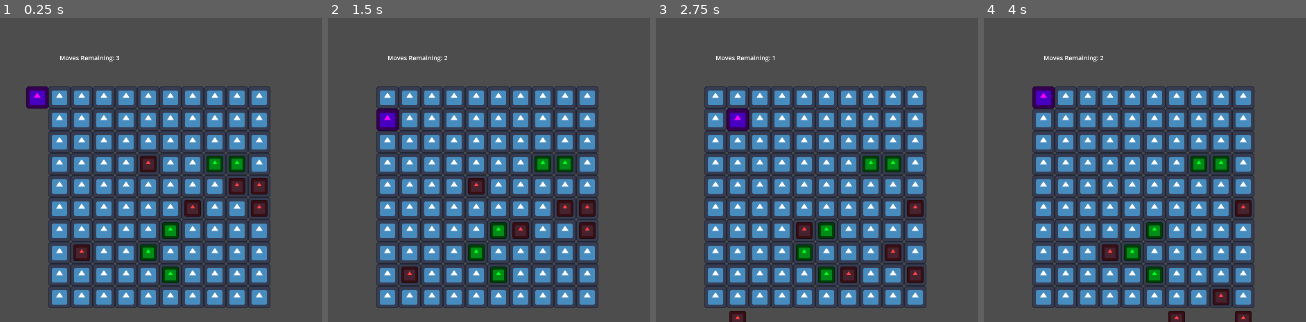
Above: before the commit, frames 1-4 (left to right).
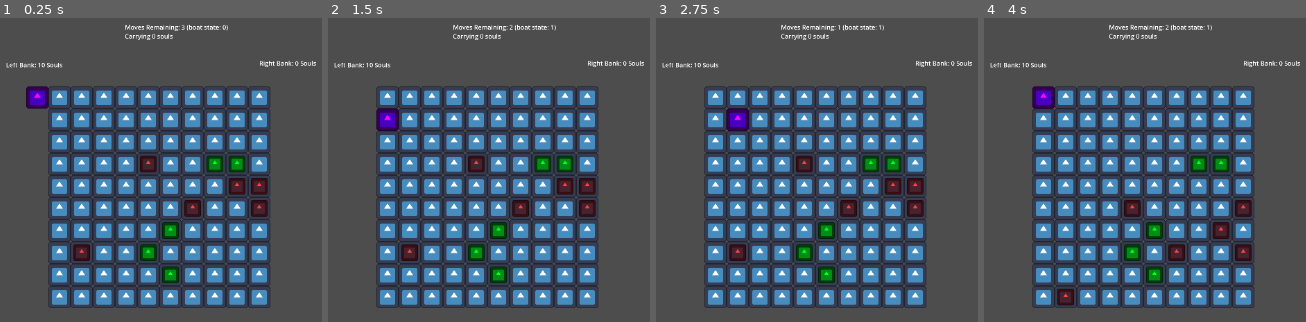
Above: after the commit, the same moments.

Repository: tmrupp/LD53
Game: Godot game, scene res://main.tscn
The game is run twice, just before and just after one commit, with the same random seed, the same clock (stepped at 60 frames per second) and the same inputs. The engine's default icon, where the game draws it, is replaced by a stand-in: a white triangle on a blue panel in a dark square.
Inputs:
- Up to frame 1 (0.25 s): no input
- Up to frame 2 (1.5 s): tap Enter at 0.5 s; hold Right (MoveRight) 0.53-1.28 s; hold Space (CollectSouls) 0.53-1.28 s; tap Shift (DropSouls) at 0.8, 1.35 s; hold Down (MoveDown) from 1.28 s (still down)
- Up to frame 3 (2.75 s): tap Space (CollectSouls) at 1.55 s; tap Enter at 2 s; release Down (MoveDown) at 2.03 s; hold Right (MoveRight) from 2.03 s (still down); hold Space (CollectSouls) from 2.03 s (still down); tap Shift (DropSouls) at 2.3 s
- Up to frame 4 (4 s): release Right (MoveRight) at 2.78 s; release Space (CollectSouls) at 2.78 s; hold Up (MoveUp) 2.78-3.53 s; tap Shift (DropSouls) at 2.85, 3.8 s; tap Space (CollectSouls) at 3.05 s; tap Enter at 3.5 s; hold Left (MoveLeft) from 3.53 s (still down); hold N (next_turn, bound only after the commit) from 3.53 s (still down)

The runs differ from the first frame. In frame 1, 1.0% of the frame differs, in the area x 1-99%, y 2-17%; in frame 2, 3.9%, in the area x 1-99%, y 2-88%; in frame 3, 3.7%; in frame 4, 3.3%.

Commit message:
Collect and deposit souls

Diff:
--- a/Player.gd
+++ b/Player.gd
@@ -1,11 +1,14 @@
 extends Node2D
 
 @onready var river:Node = $"../River"
+@onready var riverbanks:Node = $"../River/Riverbanks"
 @onready var ui_speed:Node = $"../UI/Speed"
 @onready var ui_souls_carried:Node = $"../UI/SoulsCarried"
 @onready var move_unit_size:int = $"../River".move_unit_size
 
-var hasEmbarked:bool = false
+enum BOAT_STATE {On_Left, In_River, On_Right}
+
+var state:BOAT_STATE = BOAT_STATE.On_Left
 var max_speed:int = 3 # the value we reset 'speedcurrent_moves_remaining' to after the river flows
 var current_moves_remaining:int = max_speed
 
@@ -20,14 +23,24 @@
 
 func _input(event):
 	# movement
-	if event.is_action_pressed("MoveRight") and position.x < (river.map_size.x - 1) * move_unit_size and current_moves_remaining > 0:
+	if event.is_action_pressed("MoveRight") and position.x < river.map_size.x * move_unit_size and current_moves_remaining > 0:
 		position.x += move_unit_size
 		on_move()
-		if not hasEmbarked:
-			hasEmbarked = true
-	elif event.is_action_pressed("MoveLeft") and position.x > 0 and current_moves_remaining > 0:
+		if state == BOAT_STATE.On_Left:
+			state = BOAT_STATE.In_River
+		elif state == BOAT_STATE.In_River and position.x == river.map_size.x * move_unit_size:
+			state = BOAT_STATE.On_Right
+			current_moves_remaining = max_speed
+			riverbanks.deposit_on_right(current_soul_count)
+			current_soul_count = 0
+	elif event.is_action_pressed("MoveLeft") and position.x >= 0 and current_moves_remaining > 0:
 		position.x -= move_unit_size
 		on_move()
+		if state == BOAT_STATE.On_Right:
+			state = BOAT_STATE.In_River
+		elif state == BOAT_STATE.In_River and position.x < 0:
+			state = BOAT_STATE.On_Left
+			current_moves_remaining = max_speed
 	elif event.is_action_pressed("MoveUp") and position.y > 0:
 		position.y -= move_unit_size
 		on_move()
@@ -36,14 +49,16 @@
 		on_move()
 
 	# soul collection
-	if not hasEmbarked:
+	if state == BOAT_STATE.On_Left:
 		if event.is_action_pressed("CollectSouls"):
-			pass
+			riverbanks.collect_from_left(1)
+			current_soul_count += 1
 		elif event.is_action_pressed("DropSouls"):
-			pass
+			riverbanks.deposit_on_left(1)
+			current_soul_count -= 1
 
 func on_move():
-	if hasEmbarked:
+	if state == BOAT_STATE.In_River:
 		current_moves_remaining -= 1
 		if current_moves_remaining <= 0:
 			river.river_flow()
--- /dev/null
+++ b/Riverbanks.gd
@@ -0,0 +1,13 @@
+extends Node
+
+var left_bank_souls:int = 10
+var right_bank_souls:int = 0
+
+func collect_from_left(amount:int):
+	left_bank_souls -= amount
+
+func deposit_on_left(amount:int):
+	left_bank_souls += amount
+
+func deposit_on_right(amount:int):
+	right_bank_souls += amount
--- /dev/null
+++ b/UILeftBankSouls.gd
@@ -0,0 +1,6 @@
+extends Label
+
+@onready var river_bank = $"../../River/Riverbanks"
+
+func _process(delta):
+	text = "Left Bank: " + str(river_bank.left_bank_souls) + " Souls"
--- /dev/null
+++ b/UIRightBankSouls.gd
@@ -0,0 +1,6 @@
+extends Label
+
+@onready var river_bank = $"../../River/Riverbanks"
+
+func _process(delta):
+	text = "Right Bank: " + str(river_bank.right_bank_souls) + " Souls"
--- /dev/null
+++ b/UISoulsCarried.gd
@@ -0,0 +1,6 @@
+extends Label
+
+@onready var player = $"../../Player"
+
+func _process(delta):
+	text = "Carrying " + str(player.current_soul_count) + " souls"
--- a/UISpeed.gd
+++ b/UISpeed.gd
@@ -3,4 +3,4 @@
 @onready var player = $"../../Player"
 
 func _process(delta):
-	text = "Moves Remaining: " + str(player.current_moves_remaining)
+	text = "Moves Remaining: " + str(player.current_moves_remaining) + " (boat state: " + str(player.state) + ")"
--- a/main.tscn
+++ b/main.tscn
@@ -1,10 +1,14 @@
-[gd_scene load_steps=6 format=3 uid="uid://cgg7fyj7qb0qu"]
+[gd_scene load_steps=10 format=3 uid="uid://cgg7fyj7qb0qu"]
 
 [ext_resource type="PackedScene" path="res://lil_guy.tscn" id="1_6euwy"]
 [ext_resource type="Texture2D" uid="uid://c6o0ro4o3waef" path="res://icon.svg" id="1_qpcv4"]
 [ext_resource type="Script" path="res://River.gd" id="2_ownun"]
+[ext_resource type="Script" path="res://Riverbanks.gd" id="3_npkt8"]
 [ext_resource type="Script" path="res://Player.gd" id="3_rl8sr"]
 [ext_resource type="Script" path="res://UISpeed.gd" id="5_aivmp"]
+[ext_resource type="Script" path="res://UISoulsCarried.gd" id="7_7tojl"]
+[ext_resource type="Script" path="res://UILeftBankSouls.gd" id="8_27uy0"]
+[ext_resource type="Script" path="res://UIRightBankSouls.gd" id="9_by223"]
 
 [node name="Main" type="Node2D"]
 
@@ -12,6 +16,9 @@
 
 [node name="River" type="Node2D" parent="."]
 script = ExtResource("2_ownun")
+
+[node name="Riverbanks" type="Node" parent="River"]
+script = ExtResource("3_npkt8")
 
 [node name="Camera2D" type="Camera2D" parent="."]
 zoom = Vector2(0.25, 0.25)
@@ -27,13 +34,36 @@
 [node name="UI" type="Node" parent="."]
 
 [node name="Speed" type="Label" parent="UI"]
-offset_top = -254.0
-offset_right = 348.0
-offset_bottom = -201.0
+offset_left = 377.0
+offset_top = -431.0
+offset_right = 725.0
+offset_bottom = -378.0
 theme_override_font_sizes/font_size = 36
 text = "Moves Remaining: X"
 script = ExtResource("5_aivmp")
 
 [node name="SoulsCarried" type="Label" parent="UI"]
-offset_right = 40.0
-offset_bottom = 23.0
+offset_left = 377.0
+offset_top = -379.0
+offset_right = 656.0
+offset_bottom = -326.0
+theme_override_font_sizes/font_size = 36
+text = "Carrying X souls"
+script = ExtResource("7_7tojl")
+
+[node name="LeftBankSouls" type="Label" parent="UI"]
+offset_left = -309.0
+offset_top = -213.0
+offset_bottom = -160.0
+theme_override_font_sizes/font_size = 36
+text = "Left Bank: X Souls"
+script = ExtResource("8_27uy0")
+
+[node name="RightBankSouls" type="Label" parent="UI"]
+offset_left = 1152.0
+offset_top = -223.0
+offset_right = 1483.0
+offset_bottom = -170.0
+theme_override_font_sizes/font_size = 36
+text = "Right Bank: X Souls"
+script = ExtResource("9_by223")
--- a/project.godot
+++ b/project.godot
@@ -23,7 +23,7 @@
 
 next_turn={
 "deadzone": 0.5,
-"events": [Object(InputEventKey,"resource_local_to_scene":false,"resource_name":"","device":-1,"window_id":0,"alt_pressed":false,"shift_pressed":false,"ctrl_pressed":false,"meta_pressed":false,"pressed":false,"keycode":0,"physical_keycode":32,"key_label":0,"unicode":32,"echo":false,"script":null)
+"events": [Object(InputEventKey,"resource_local_to_scene":false,"resource_name":"","device":-1,"window_id":0,"alt_pressed":false,"shift_pressed":false,"ctrl_pressed":false,"meta_pressed":false,"pressed":false,"keycode":0,"physical_keycode":78,"key_label":0,"unicode":110,"echo":false,"script":null)
 ]
 }
 MoveRight={
